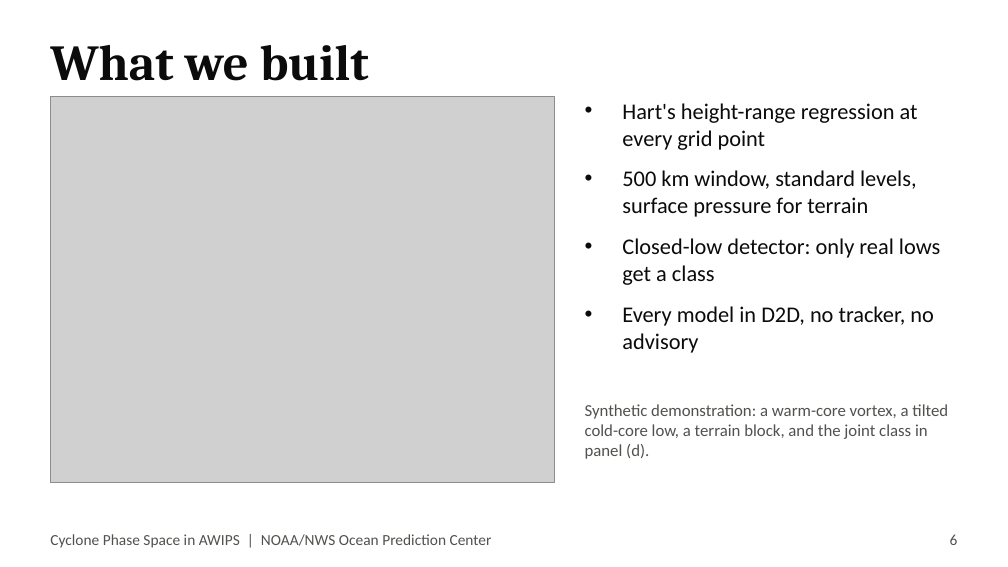
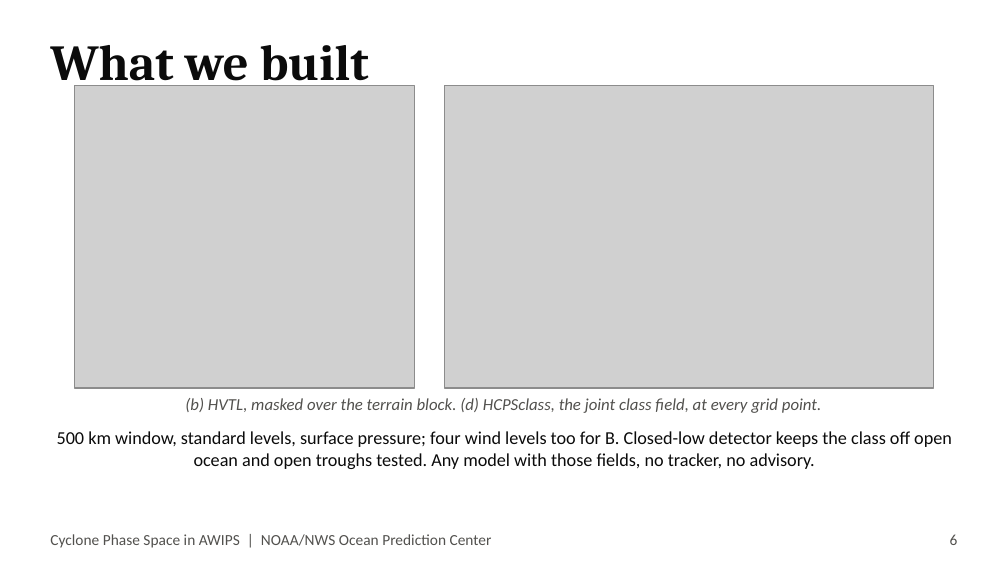
Before and after one commit to jkrek17/awips-tools, a slide deck: slide 6 of D2D/docs/TALK.pptx. Drawn at 1008x567 pixels with LibreOffice and Linux fonts; fonts in the diff are those of the drawing; grey boxes stand for pictures. Boxes give left, top, right and bottom in pixels: in the first picture for what was removed or moved away, otherwise in the second. Text is boxed around its words. In the diff, an @@ line names an element or a change of style, - is before the commit and + after.

```diff
--- a/D2D/docs/TALK.pptx
+++ b/D2D/docs/TALK.pptx
@@ picture added at (75,86,414,388) @@
@@ picture added at (445,86,933,388) @@
@@ picture removed at (50,97,554,483) @@
@@ text removed at (622,103,940,353) @@
-• Hart's height-range regression at every grid point
-• 500 km window, standard levels, surface pressure for terrain
-• Closed-low detector: only real lows get a class
-• Every model in D2D, no tracker, no advisory
@@ text added at (185,398,821,413), 12 pt, text #52514E, italic @@
+(b) HVTL, masked over the terrain block. (d) HCPSclass, the joint class field, at every grid point.
@@ text removed at (585,404,948,459) @@
-Synthetic demonstration: a warm-core vortex, a tilted cold-core low, a terrain block, and the joint class in panel (d).
@@ text added at (57,431,952,469), 13 pt, text #0B0B0B @@
+500 km window, standard levels, surface pressure; four wind levels too for B. Closed-low detector keeps the class off open ocean and open troughs tested. Any model with those fields, no tracker, no advisory.
```
Also in this commit, not shown: 9 other slides changed, 1 other file.
